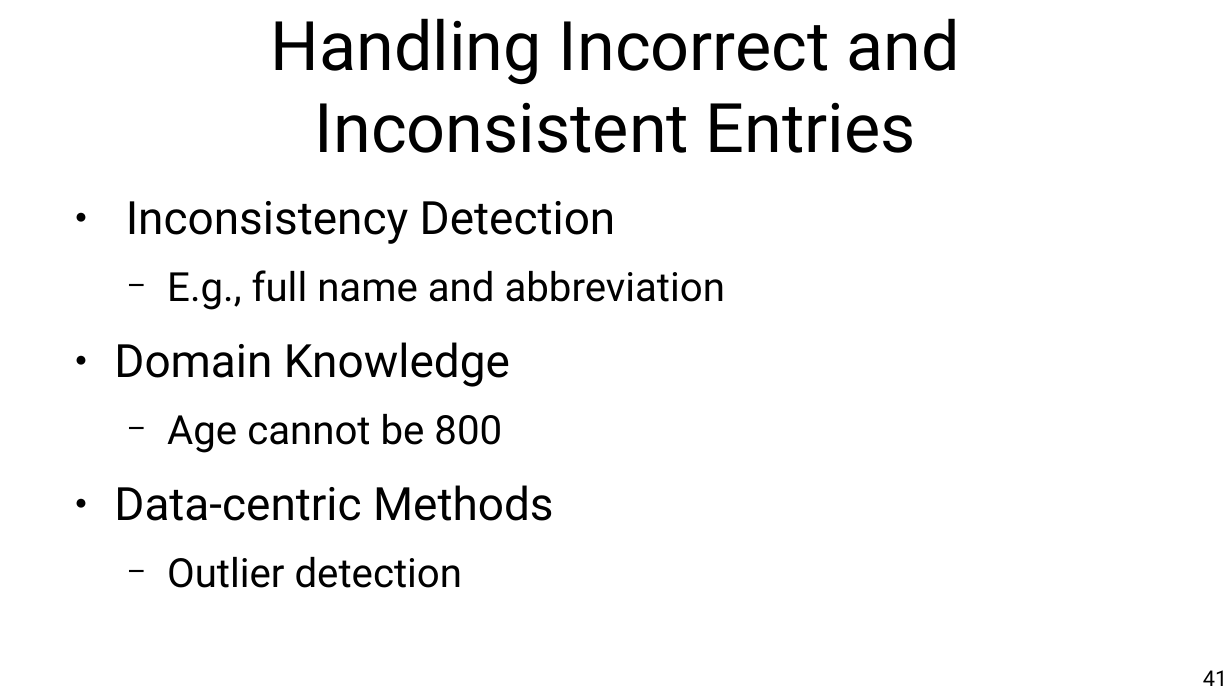
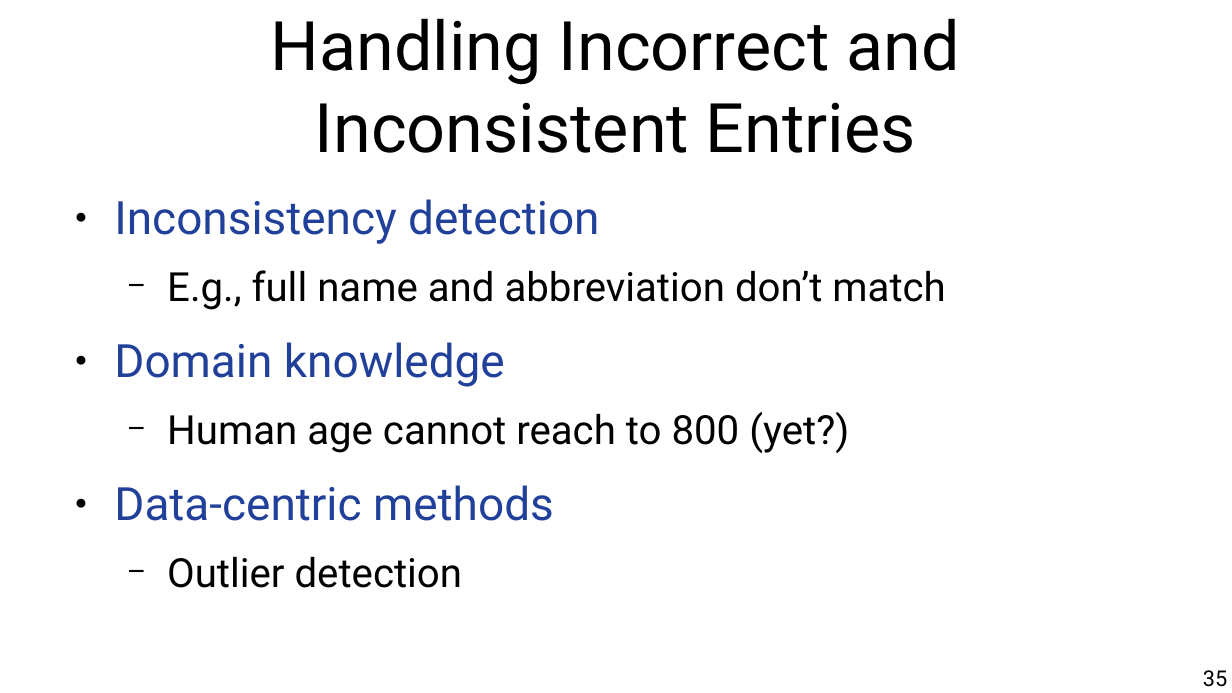
Before and after one commit to chatox/data-mining-course, a slide deck: slide 35 of theory/tt02_data_preparation.odp (slide 41 before the commit). Drawn at 1232x693 pixels with LibreOffice and Linux fonts; fonts in the diff are those of the drawing. Boxes give left, top, right and bottom in pixels: in the first picture for what was removed or moved away, otherwise in the second. Text is boxed around its words. In the diff, an @@ line names an element or a change of style, - is before the commit and + after.

```diff
--- a/theory/tt02_data_preparation.odp
+++ b/theory/tt02_data_preparation.odp
@@ text at bbox=[114, 199, 945, 521]: text changed; size 29.6 to 25.9 pt @@
-● Inconsistency Detection
-  − E.g., full name and abbreviation
-● Domain Knowledge
-  − Age cannot be 800
-● Data-centric Methods
+● Inconsistency detection
+  − E.g., full name and abbreviation don’t match
+● Domain knowledge
+  − Human age cannot reach to 800 (yet?)
+● Data-centric methods
@@ page number at bbox=[1203, 670, 1227, 687]: text changed @@
-41
+35
```
Also in this commit, not shown: 30 other slides changed, 8 slides added, 12 slides removed.
